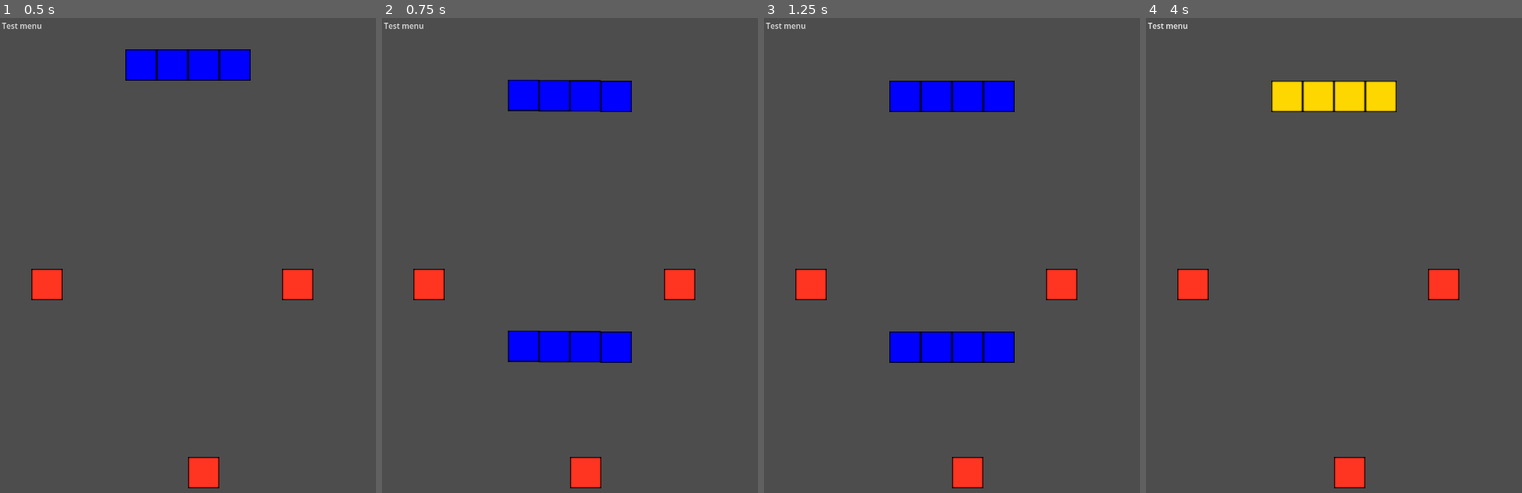
Above: before the commit, frames 1-4 (left to right).
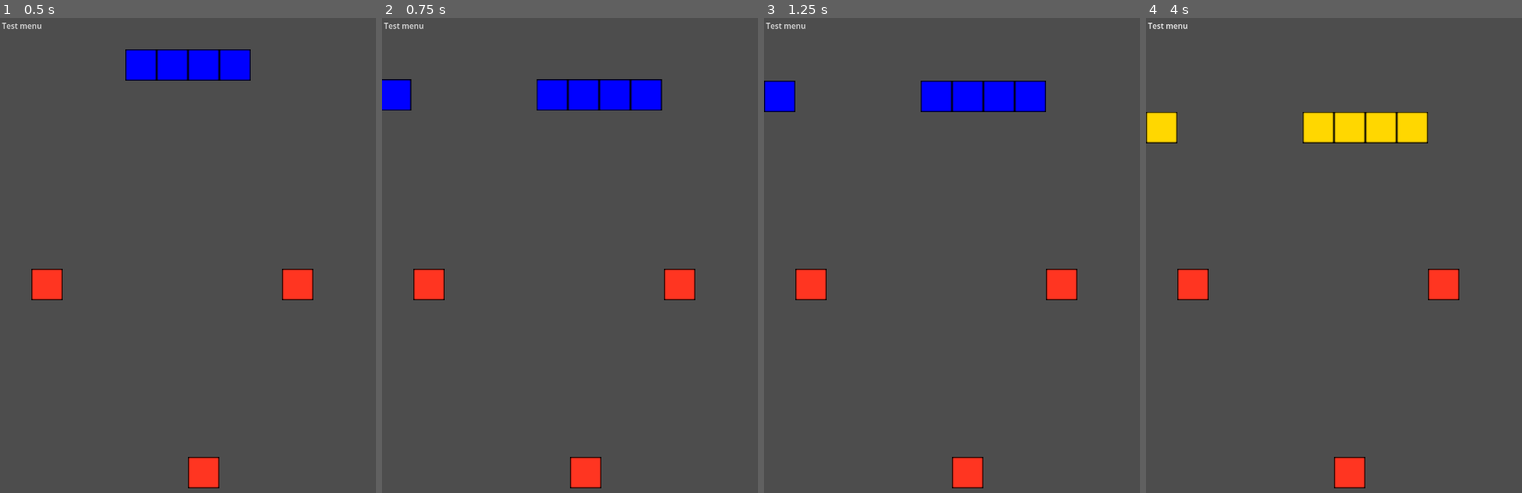
Above: after the commit, the same moments.

Repository: pandulapeter/wrapris
Game: Godot game, scene res://shapes/shape_movement_test.tscn
Two runs of this game, one before a commit and one after it. Both use one fixed random seed, a clock stepped at 60 frames per second and the inputs below. This scene is started directly instead of the project's main scene.
Inputs:
- Up to frame 1 (0.5 s): no input
- Up to frame 2 (0.75 s): tap Enter at 0.5 s; hold Right (shape_move_right) from 0.53 s (still down); hold Space (shape_rotate) from 0.53 s (still down)
- Up to frame 3 (1.25 s): keep holding Right (shape_move_right); keep holding Space (shape_rotate)
- Up to frame 4 (4 s): release Right (shape_move_right) at 1.25 s; release Space (shape_rotate) at 1.25 s; click "Test menu" at 1.25 s; tap Space (shape_rotate) at 2, 2.1, 3.6 s; hold Down (shape_move_down) 2.03-2.78 s; hold Space (shape_rotate) 2.78-3.53 s; hold Right (shape_move_right) from 2.78 s (still down); tap Enter at 3.5 s

Frame 1 is identical in both runs. In frame 2, 4.3% of the frame differs, in the area x 0-75%, y 12-73%; in frame 3, 3.9%; in frame 4, 5.0%, in the area x 0-75%, y 13-27%.

Commit message:
Fix shapes breaking up after fast inputs.

Diff:
--- a/block/block.gd
+++ b/block/block.gd
@@ -9,6 +9,7 @@
 var normalizedDestinationInNextFrame: Vector2
 var shapeId = ""
 var normalizedViewportSize: Vector2
+var isSettling = true
 
 func _ready():
 	# Snap to the grid
@@ -19,7 +20,9 @@
 	normalizedViewportSize = normalizePosition(get_viewport().size)
 	var cloneOffset = (normalizedViewportSize.x - 1) * calculateNormalizationScale() / scale.x
 	$SpriteLeftClone.position.x -= cloneOffset
+	$SpriteLeftClone.visible = true
 	$SpriteRightClone.position.x += cloneOffset
+	$SpriteRightClone.visible = true
 
 	# Initialize the movement
 	normalizedDestination = normalizedPosition
@@ -53,13 +56,14 @@
 		normalizedDestination = normalizedDestinationInNextFrame
 		refreshDebugText()
 
-	# Input handling
-	if Input.is_action_just_pressed("shape_move_left"):
-		moveLeft()
-	if Input.is_action_just_pressed("shape_move_right"):
-		moveRight()
-	if Input.is_action_just_pressed("shape_move_down"):
-		moveDown()
+	# Input handling for test scenes
+	if get_groups().size() == 1:
+		if Input.is_action_just_pressed("shape_move_left"):
+			moveLeft()
+		if Input.is_action_just_pressed("shape_move_right"):
+			moveRight()
+		if Input.is_action_just_pressed("shape_move_down"):
+			moveDown()
 
 	# Move towards the destination
 	var destination = denormalizePosition(normalizedDestination)
@@ -67,8 +71,9 @@
 		global_position = lerp(global_position, destination, movementSpeed)
 
 	# Move the actual block to the other edge after wrapping
-	if (normalizedDestination.x != wrapf(normalizedDestination.x, 1, normalizedViewportSize.x + 1)):
-		if abs(global_position.x - destination.x) <= 2:
+	if abs(global_position.x - destination.x) <= 4:
+		isSettling = false
+		if (normalizedDestination.x != wrapf(normalizedDestination.x, 1, normalizedViewportSize.x + 1)):
 			normalizedDestination = Vector2(
 				wrapf(normalizedDestination.x, 1, normalizedViewportSize.x + 1),
 				normalizedDestination.y
@@ -78,6 +83,8 @@
 				denormalizePosition(normalizedDestination).x,
 				global_position.y
 			)
+	else:
+		isSettling = true
 
 func refreshDebugText():
 	if (shouldShowDebugInfo):
@@ -98,13 +105,13 @@
 	return (position * scale) - (Vector2(1, 1) * scale / 2)
 
 func moveLeft():
-	move(Vector2.LEFT)
+	move(Vector2.LEFT, false)
 
 func moveRight():
-	move(Vector2.RIGHT)
+	move(Vector2.RIGHT, false)
 
 func moveDown():
-	if !move(Vector2.DOWN):
+	if !move(Vector2.DOWN, true):
 		isMoving = false
 
 func getBlocksInSameShape():
@@ -147,14 +154,17 @@
 		target.y
 	)
 
-func move(direction: Vector2):
+func move(direction: Vector2, forced: bool):
 	# Check that the target position is empty, or is occupied by
 	# other blocks from the very same shape
 	var canMove = canMoveToDirection(direction)
+	var isSettlingAnimation = isSettling
 	for block in getBlocksInSameShape():
 		if not block.canMoveToDirection(direction):
 			canMove = false
-	if canMove && abs(global_position.x - denormalizePosition(normalizedDestination).x) < 4:
+		if block.isSettling:
+			isSettlingAnimation = true
+	if canMove && (forced || !isSettlingAnimation):
 		normalizedDestinationInNextFrame = calculateFutureDestinationWithoutWrapping(direction)
 	refreshDebugText()
 	return canMove
--- a/block/block.tscn
+++ b/block/block.tscn
@@ -11,10 +11,12 @@
 texture = ExtResource("1_6ptim")
 
 [node name="SpriteLeftClone" type="Sprite2D" parent="."]
+visible = false
 position = Vector2(-256, 0)
 texture = ExtResource("1_6ptim")
 
 [node name="SpriteRightClone" type="Sprite2D" parent="."]
+visible = false
 position = Vector2(256, 0)
 texture = ExtResource("1_6ptim")
 
--- a/shapes/base_shape.gd
+++ b/shapes/base_shape.gd
@@ -2,8 +2,10 @@
 
 class_name BaseShape
 
+@export var nextRotation: PackedScene
 @export var shouldShowDebugInfo: bool = false
 @export var moveTimerWaitTime: float = 0.5
+@export var tint: Color = Color.BLACK
 var shapeId
 var possibleColors = [
 	Color.BLUE,
@@ -32,20 +34,39 @@
 	return canMove
 
 func initialize():
-	shapeId = "shape" + str($"/root/Shared".onNewShapeCreated())
-	print("Shape " + shapeId + " child count: " + str(get_child_count()))
-	var tint = generateRandomColor()
+	if shapeId == null:
+		shapeId = "shape" + str($"/root/Shared".onNewShapeCreated())
+		print("Shape " + shapeId + " child count: " + str(get_child_count()))
+	if tint == Color.BLACK:
+		tint = generateRandomColor()
 	for block in get_children():
 		block.tint = tint
 		block.shouldShowDebugInfo = shouldShowDebugInfo
 		block.moveTimerWaitTime = moveTimerWaitTime
 		block.initializeInheritedState(shapeId)
 
-func _unhandled_input(event):
-	if (event.is_action_pressed("shape_rotate") && canMove()):
-		rotateShape()
+func _process(delta):
+	if canMove():
+		if Input.is_action_just_pressed("shape_move_left"):
+			for block in getChildBlocks():
+				block.moveLeft()
+		if Input.is_action_just_pressed("shape_move_right"):
+			for block in getChildBlocks():
+				block.moveRight()
+		if Input.is_action_just_pressed("shape_move_down"):
+			for block in getChildBlocks():
+				block.moveDown()
+		if Input.is_action_pressed("shape_rotate"):
+			rotateShape()
 
 func rotateShape():
+	#var newNode: BaseShape = nextRotation.instantiate()
+	#newNode.global_position = global_position
+	#newNode.tint = tint
+	#newNode.shapeId = shapeId
+	#get_parent().add_child(newNode)
+	#get_parent().remove_child(self)
+	#queue_free()
 	pass
 
 func generateRandomColor():
--- a/shapes/shape01/shape_01.tscn
+++ /dev/null
@@ -1,23 +0,0 @@
-[gd_scene load_steps=3 format=3 uid="uid://c3ca85mocyi1w"]
-
-[ext_resource type="Script" path="res://shapes/shape01/shape_01.gd" id="1_6xpcm"]
-[ext_resource type="PackedScene" uid="uid://3rnb46mqief4" path="res://block/block.tscn" id="1_w7wrd"]
-
-[node name="Shape01" type="Node2D"]
-script = ExtResource("1_6xpcm")
-
-[node name="Block01" parent="." instance=ExtResource("1_w7wrd")]
-position = Vector2(-32, 0)
-scale = Vector2(0.25, 0.25)
-
-[node name="Block02" parent="." instance=ExtResource("1_w7wrd")]
-position = Vector2(96, 0)
-scale = Vector2(0.25, 0.25)
-
-[node name="Block03" parent="." instance=ExtResource("1_w7wrd")]
-position = Vector2(32, 0)
-scale = Vector2(0.25, 0.25)
-
-[node name="Block04" parent="." instance=ExtResource("1_w7wrd")]
-position = Vector2(-96, 0)
-scale = Vector2(0.25, 0.25)
--- a/shapes/shape01/shape_01.gd
+++ b/shapes/shape01/shape_01_rotation01.gd
@@ -2,6 +2,3 @@
 
 func _ready():
 	initialize()
-
-func rotateShape():
-	rotation+=PI/2
--- /dev/null
+++ b/shapes/shape01/shape_01_rotation01.tscn
@@ -0,0 +1,23 @@
+[gd_scene load_steps=3 format=3 uid="uid://c3ca85mocyi1w"]
+
+[ext_resource type="Script" path="res://shapes/shape01/shape_01_rotation01.gd" id="1_xg7qu"]
+[ext_resource type="PackedScene" uid="uid://3rnb46mqief4" path="res://block/block.tscn" id="2_apvbk"]
+
+[node name="Shape01Rotation01" type="Node2D"]
+script = ExtResource("1_xg7qu")
+
+[node name="Block01" parent="." instance=ExtResource("2_apvbk")]
+position = Vector2(-96, 0)
+scale = Vector2(0.25, 0.25)
+
+[node name="Block02" parent="." instance=ExtResource("2_apvbk")]
+position = Vector2(-32, 0)
+scale = Vector2(0.25, 0.25)
+
+[node name="Block03" parent="." instance=ExtResource("2_apvbk")]
+position = Vector2(32, 0)
+scale = Vector2(0.25, 0.25)
+
+[node name="Block04" parent="." instance=ExtResource("2_apvbk")]
+position = Vector2(96, 0)
+scale = Vector2(0.25, 0.25)
--- a/shapes/shape_coloring_test.tscn
+++ b/shapes/shape_coloring_test.tscn
@@ -1,6 +1,6 @@
 [gd_scene load_steps=4 format=3 uid="uid://koy4rfrlyqs8"]
 
-[ext_resource type="PackedScene" uid="uid://c3ca85mocyi1w" path="res://shapes/shape01/shape_01.tscn" id="1_ub8fr"]
+[ext_resource type="PackedScene" uid="uid://c3ca85mocyi1w" path="res://shapes/shape01/shape_01_rotation01.tscn" id="1_ub8fr"]
 [ext_resource type="PackedScene" uid="uid://3rnb46mqief4" path="res://block/block.tscn" id="2_pdebt"]
 [ext_resource type="PackedScene" uid="uid://bhqmsjpfrii24" path="res://shared/test_menu.tscn" id="3_hxuaq"]
 
--- a/shapes/shape_movement_test.tscn
+++ b/shapes/shape_movement_test.tscn
@@ -1,6 +1,6 @@
 [gd_scene load_steps=4 format=3 uid="uid://ueyeglw6stlp"]
 
-[ext_resource type="PackedScene" uid="uid://c3ca85mocyi1w" path="res://shapes/shape01/shape_01.tscn" id="1_khquu"]
+[ext_resource type="PackedScene" uid="uid://c3ca85mocyi1w" path="res://shapes/shape01/shape_01_rotation01.tscn" id="1_khquu"]
 [ext_resource type="PackedScene" uid="uid://3rnb46mqief4" path="res://block/block.tscn" id="2_y48lt"]
 [ext_resource type="PackedScene" uid="uid://bhqmsjpfrii24" path="res://shared/test_menu.tscn" id="3_lo2pg"]
 
--- a/shared/shared.gd
+++ b/shared/shared.gd
@@ -1,14 +1,15 @@
 extends Node
 
-var blockMovementSpeed = 0.3
+var blockMovementSpeed = 0.2
 var shapeCount = 0
 
 func _unhandled_input(event):
-		if event.is_action_pressed("ui_exit"):
-			if get_parent().get_child(1).get_name() == "Main":
-				get_tree().quit()
-			else:
-				get_tree().change_scene_to_file("res://main.tscn")
+	if event.is_action_pressed("ui_exit"):
+		if get_parent().get_child(1).get_name() == "Main":
+			get_tree().root.propagate_notification(NOTIFICATION_WM_CLOSE_REQUEST)
+			get_tree().quit()
+		else:
+			get_tree().change_scene_to_file("res://main.tscn")
 
 func navigateToMainScreen():
 	shapeCount = 0
